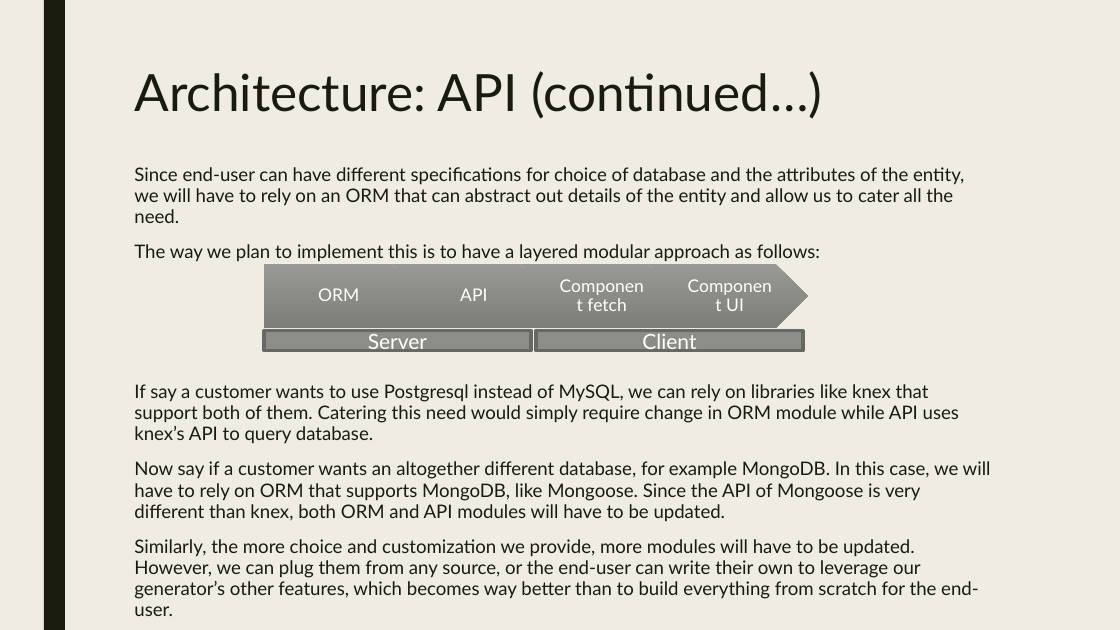
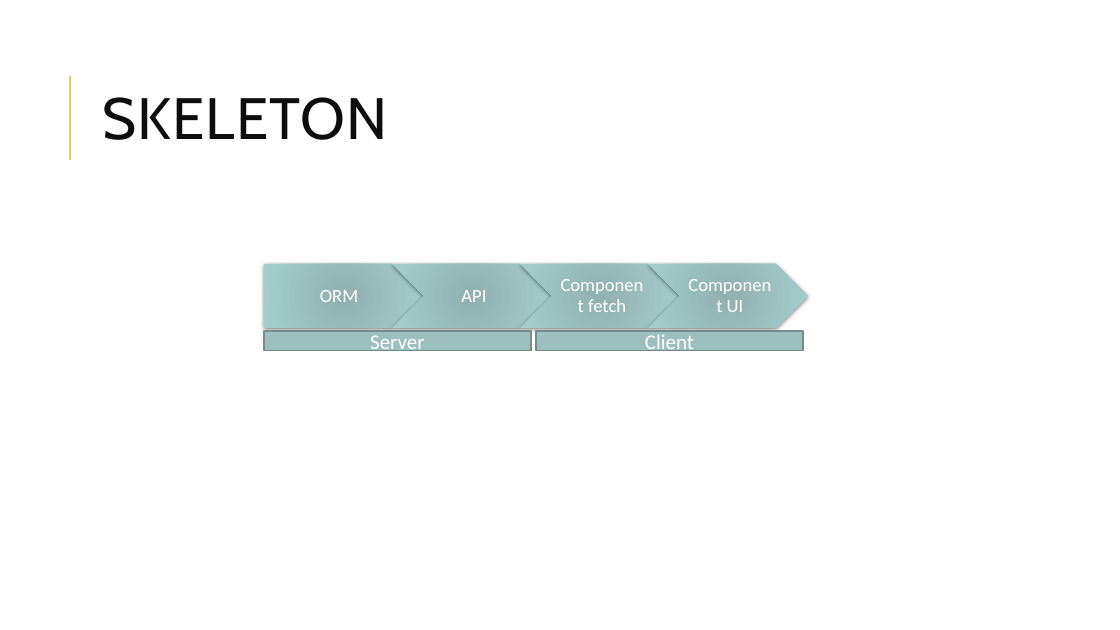
Before and after one commit to bogas04/MVP-Generator, a slide deck: slide 19 of docs/Final/Presentation.pptx. Drawn at 1120x630 pixels with LibreOffice and Linux fonts; fonts in the diff are those of the drawing. Boxes give left, top, right and bottom in pixels: in the first picture for what was removed or moved away, otherwise in the second. Text is boxed around its words. In the diff, an @@ line names an element or a change of style, - is before the commit and + after.

```diff
--- a/docs/Final/Presentation.pptx
+++ b/docs/Final/Presentation.pptx
@@ background #EFEDE3 to #FFFFFF @@
@@ rectangle removed at (44, 0, 65, 630) @@
@@ line added from (70, 160) to (70, 76), #E3CC5A 1.5 pt @@
@@ title removed at (134, 71, 822, 119) @@
-Architecture: API (continued…)
@@ title added at (102, 97, 387, 140), 50 pt, text #0D0D0D @@
+SKELETON
@@ text removed at (134, 167, 991, 616) @@
-Since end-user can have different specifications for choice of database and the attributes of the entity, we will have to rely on an ORM that can abstract out details of the entity and allow us to cater all the need.
-The way we plan to implement this is to have a layered modular approach as follows:
-If say a customer wants to use Postgresql instead of MySQL, we can rely on libraries like knex that support both of them. Catering this need would simply require change in ORM module while API uses knex’s API to query database.
-Now say if a customer wants an altogether different database, for example MongoDB. In this case, we will have to rely on ORM that supports MongoDB, like Mongoose. Since the API of Mongoose is very different than knex, both ORM and API modules will have to be updated.
-Similarly, the more choice and customization we provide, more modules will have to be updated. However, we can plug them from any source, or the end-user can write their own to leverage our generator’s other features, which becomes way better than to build everything from scratch for the end-user.
@@ fill gradient #999A94 to #8C8D86 to #7D7E76 to gradient #92B2B1 to #A3CECC; shadow on in 4 elements at (264, 264, 423, 328), (392, 264, 552, 328), (520, 264, 680, 328), (648, 264, 807, 328) @@
@@ size 15 to 16 pt, font Lato to Calibri in 4 elements at (320, 290, 358, 302), (461, 290, 486, 302), (588, 299, 626, 312), (727, 300, 744, 312) @@
@@ rectangle "Server" at (264, 331, 531, 351): font Lato to Calibri; fill #8C8D86 to #9DBFBE; outline #686863 2.75 pt to #748D8D 1.25 pt @@
@@ rectangle "Client" at (536, 331, 803, 351): font Lato to Calibri; fill #8C8D86 to #9DBFBE; outline #686863 2.75 pt to #748D8D 1.25 pt @@
```
Also in this commit, not shown: 13 other slides changed, 17 slides added, 13 slides removed, 1 other file.
